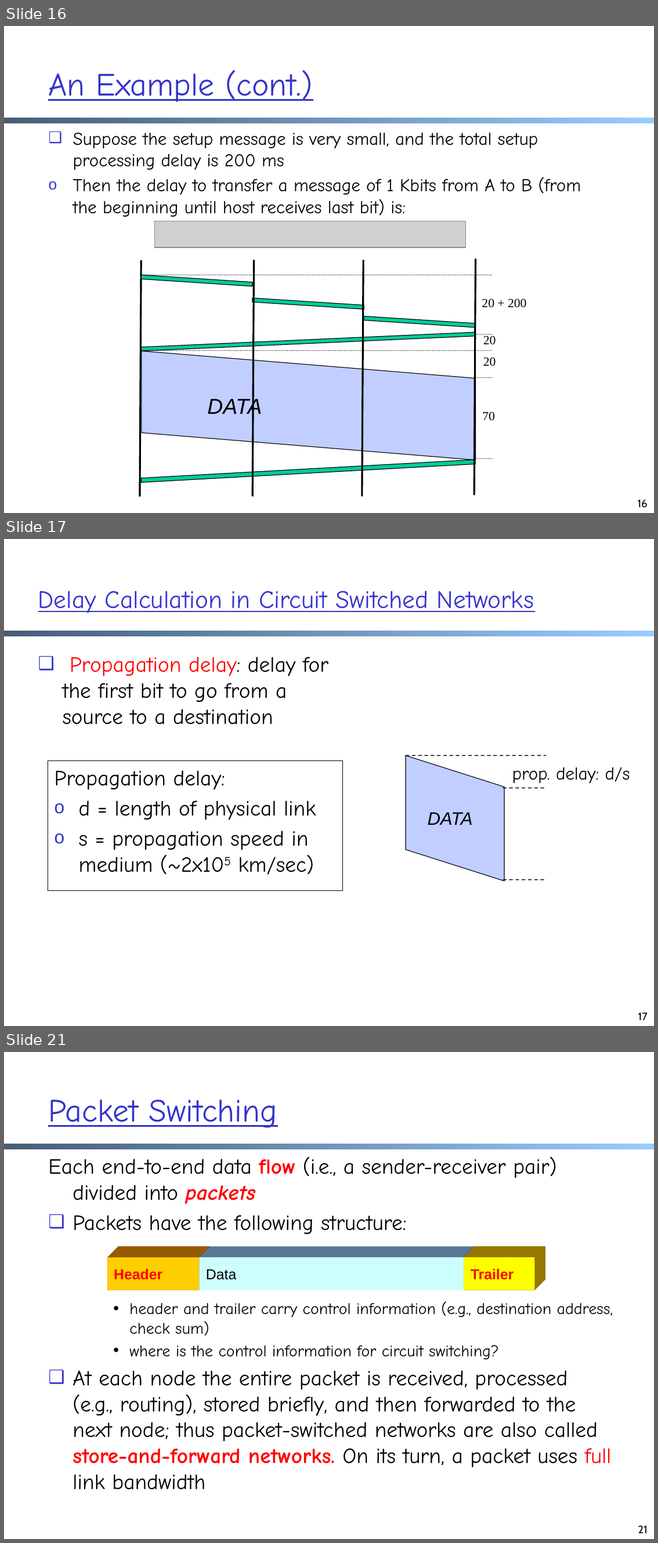
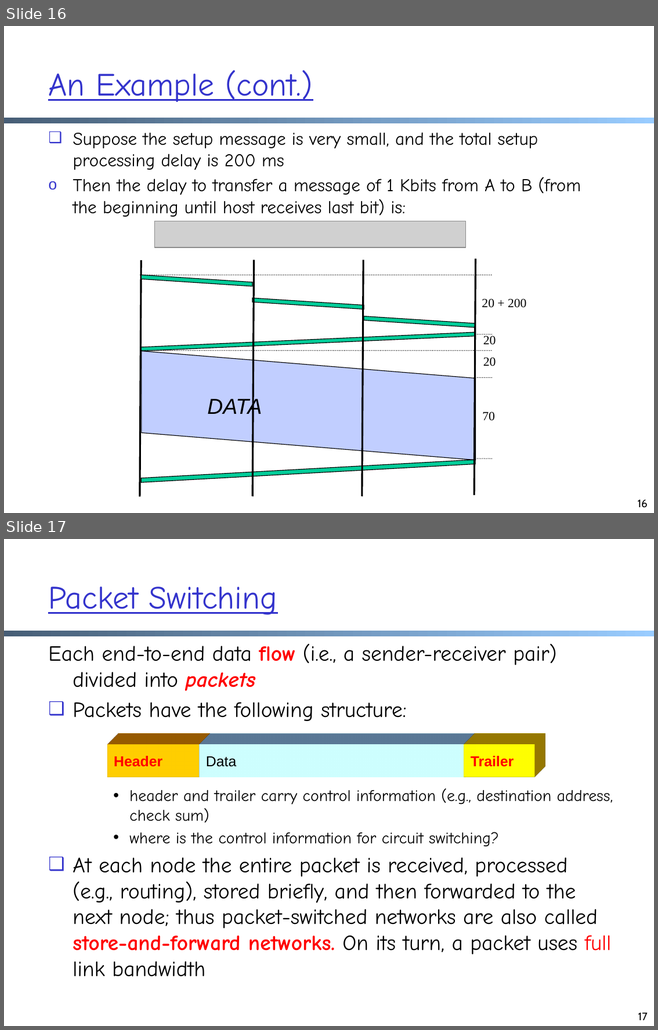
Before and after one commit to xiangq27/xiangq27.github.io, a slide deck: courses/cnns-xmuf21/files/lectures/architecture.pptx. Shown one above the other, each under a label of ours: slides 16, 17 and 21 before the commit, slides 16 and 17 after it; the slides between them are not shown. The pictures are 658x1543 and 658x1030 pixels, drawn with LibreOffice and Linux fonts; fonts in the diff are those of the drawing; grey boxes stand for pictures. Boxes give left, top, right and bottom in pixels: in the first picture for what was removed or moved away, otherwise in the second. Text is boxed around its words. In the diff, an @@ line names an element or a change of style, - is before the commit and + after.

```diff
--- a/courses/cnns-xmuf21/files/lectures/architecture.pptx
+++ b/courses/cnns-xmuf21/files/lectures/architecture.pptx
@@ slide 17 removed at (4, 539, 654, 1026), background #FFFFFF; not listed: 2 template elements that a slide beside it also shows @@
@@ text removed at (38, 591, 534, 613) @@
-Delay Calculation in Circuit Switched Networks
@@ text removed at (63, 657, 328, 725) @@
-❑ Propagation delay: delay for the first bit to go from a source to a destination
@@ rectangle removed at (48, 761, 342, 891) @@
-Propagation delay:
-o d = length of physical link
-o s = propagation speed in medium (~2x105 km/sec)
@@ parallelogram removed at (405, 756, 504, 881) @@
-DATA
@@ line removed from (405, 755) to (546, 755) @@
@@ text removed at (512, 767, 630, 783) @@
-prop. delay: d/s
@@ line removed from (503, 788) to (546, 788) @@
@@ line removed from (503, 880) to (546, 880) @@
@@ page number removed at (638, 1013, 647, 1020) @@
-17
@@ what was slide 21 is now slide 17 @@
@@ page number at (638, 1013, 647, 1020): text changed @@
-21
+17
```
Also in this commit, not shown: 17 slides changed, 5 other slides removed, 1 other file.
